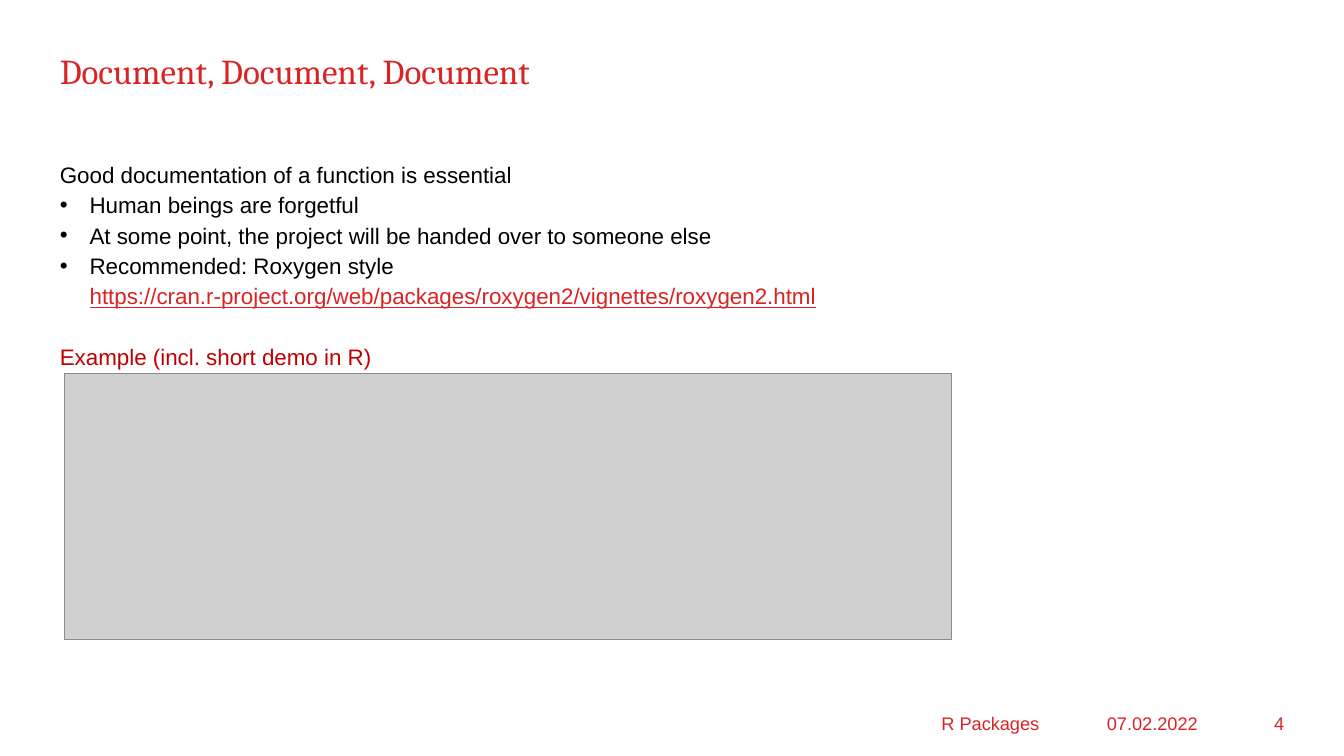
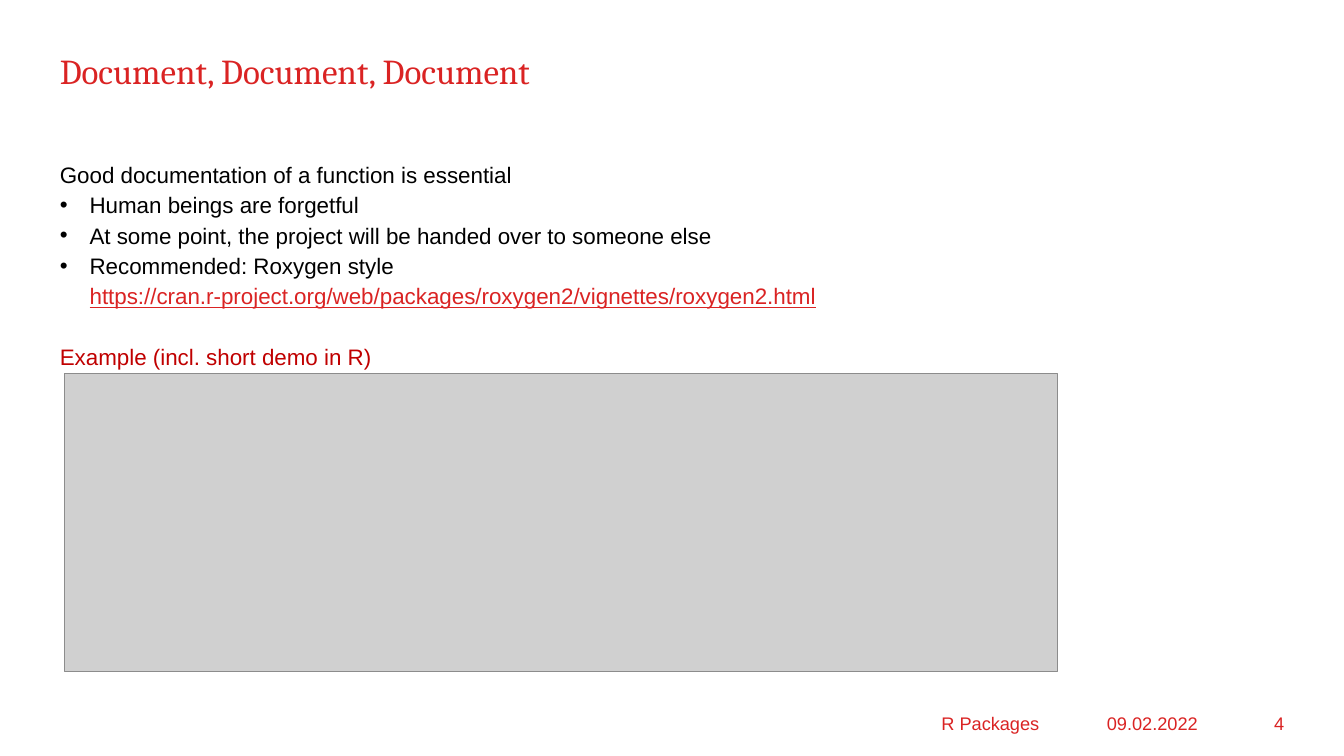
Before and after one commit to mayer79/apero, a slide deck: slide 4 of RPackage_en.pptx. Drawn at 1344x756 pixels with LibreOffice and Linux fonts; fonts in the diff are those of the drawing; grey boxes stand for pictures; background and template pictures are left out. Boxes give left, top, right and bottom in pixels: in the first picture for what was removed or moved away, otherwise in the second. Text is boxed around its words. In the diff, an @@ line names an element or a change of style, - is before the commit and + after.

```diff
--- a/RPackage_en.pptx
+++ b/RPackage_en.pptx
@@ picture: place and size @@
-picture at [65,373,952,640]
+picture at [65,373,1058,671]
@@ text at [1107,717,1198,730]: text changed @@
-07.02.2022
+09.02.2022
```
Also in this commit, not shown: 6 other slides changed, 9 other files.
